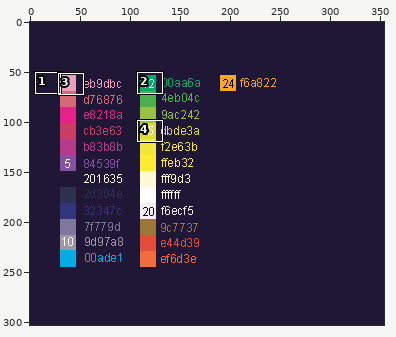
A pixel-art file gets an edit: sprites/colorPalette.aseprite. Above: a wide view before the commit, with the close-up outlined.
Close-up. Before the edit:
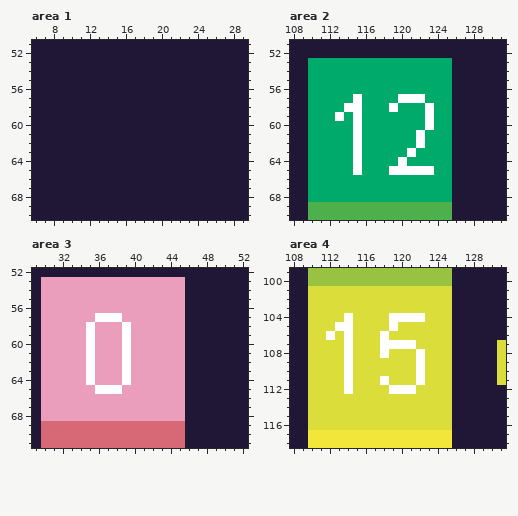
354x303 pixels, 1 frame. Colours within 5 levels of each other are drawn and written as one. Shown: area 1: x 6..29, y 51..70; area 2: x 108..131, y 51..70; area 3: x 29..52, y 52..71; area 4: x 108..131, y 99..118. The commit also changed other parts of the picture, which this record leaves out.
After:
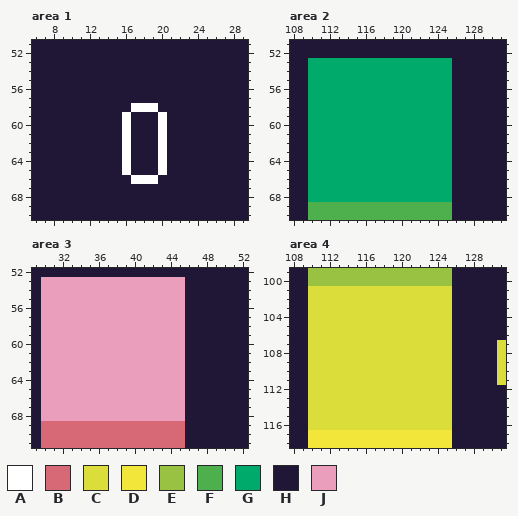
Palette (. is transparent): A #ffffff  B #d76876  C #dbde3a  D #f2e63b  E #9ac242  F #4eb04c  G #00aa6a  H #201635  J #eb9dbc
The exact change:
layer "Layer 3" removed
--- area 1, layer "Layer 1"
@@ x 14..22 @@
 57 HHHHHHHHH
-58 HHHHHHHHH
-59 HHHHHHHHH
-60 HHHHHHHHH
-61 HHHHHHHHH
-62 HHHHHHHHH
-63 HHHHHHHHH
-64 HHHHHHHHH
-65 HHHHHHHHH
-66 HHHHHHHHH
+58 HHHAAAHHH
+59 HHAHHHAHH
+60 HHAHHHAHH
+61 HHAHHHAHH
+62 HHAHHHAHH
+63 HHAHHHAHH
+64 HHAHHHAHH
+65 HHAHHHAHH
+66 HHHAAAHHH
 67 HHHHHHHHH
--- area 2
@@ x 111..125 @@
 56 GGGGGGGGGGGGGGG
-57 GGGGAGGGGAAAGGG
-58 GGGAAGGGAGGGAGG
-59 GGAGAGGGGGGGAGG
-60 GGGGAGGGGGGGAGG
-61 GGGGAGGGGGGAGGG
-62 GGGGAGGGGGGAGGG
-63 GGGGAGGGGGAGGGG
-64 GGGGAGGGGAGGGGG
-65 GGGGAGGGAAAAAGG
+57 GGGGGGGGGGGGGGG
+58 GGGGGGGGGGGGGGG
+59 GGGGGGGGGGGGGGG
+60 GGGGGGGGGGGGGGG
+61 GGGGGGGGGGGGGGG
+62 GGGGGGGGGGGGGGG
+63 GGGGGGGGGGGGGGG
+64 GGGGGGGGGGGGGGG
+65 GGGGGGGGGGGGGGG
 66 GGGGGGGGGGGGGGG
--- area 3
@@ x 33..41 @@
 56 JJJJJJJJJ
-57 JJJAAAJJJ
-58 JJAJJJAJJ
-59 JJAJJJAJJ
-60 JJAJJJAJJ
-61 JJAJJJAJJ
-62 JJAJJJAJJ
-63 JJAJJJAJJ
-64 JJAJJJAJJ
-65 JJJAAAJJJ
+57 JJJJJJJJJ
+58 JJJJJJJJJ
+59 JJJJJJJJJ
+60 JJJJJJJJJ
+61 JJJJJJJJJ
+62 JJJJJJJJJ
+63 JJJJJJJJJ
+64 JJJJJJJJJ
+65 JJJJJJJJJ
 66 JJJJJJJJJ
--- area 4
@@ x 110..124 @@
 103 CCCCCCCCCCCCCCC
-104 CCCCACCCCAAAACC
-105 CCCAACCCCACCCCC
-106 CCACACCCACCCCCC
-107 CCCCACCCAAAACCC
-108 CCCCACCCACCCACC
-109 CCCCACCCCCCCACC
-110 CCCCACCCCCCCACC
-111 CCCCACCCACCCACC
-112 CCCCACCCCAAACCC
+104 CCCCCCCCCCCCCCC
+105 CCCCCCCCCCCCCCC
+106 CCCCCCCCCCCCCCC
+107 CCCCCCCCCCCCCCC
+108 CCCCCCCCCCCCCCC
+109 CCCCCCCCCCCCCCC
+110 CCCCCCCCCCCCCCC
+111 CCCCCCCCCCCCCCC
+112 CCCCCCCCCCCCCCC
 113 CCCCCCCCCCCCCCC
Where, in picture pixels (left, top, right, bottom), the same in both close-ups:
changed: (122, 103, 167, 184)
changed: (335, 94, 434, 175)
changed: (86, 313, 131, 394)
changed: (326, 313, 425, 394)
